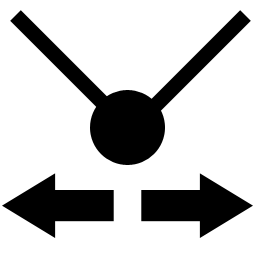
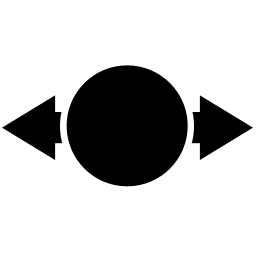
Revision of a layered (256, 256) image; what changed, layer by layer:
added layer "Move Particle 1" above "Move Particle 2" over [66, 65, 188, 187]
added layer "Move Particle 2" above "Move Vertex 3" over [2, 95, 253, 160]
renamed "Layer 3" to "Move Vertex 3", hid it over [2, 173, 253, 238]
renamed "Layer 2" to "Move Vertex 2", hid it over [10, 10, 251, 134]
renamed "Vertex" to "Move Vertex 1", hid it over [90, 90, 165, 165]
